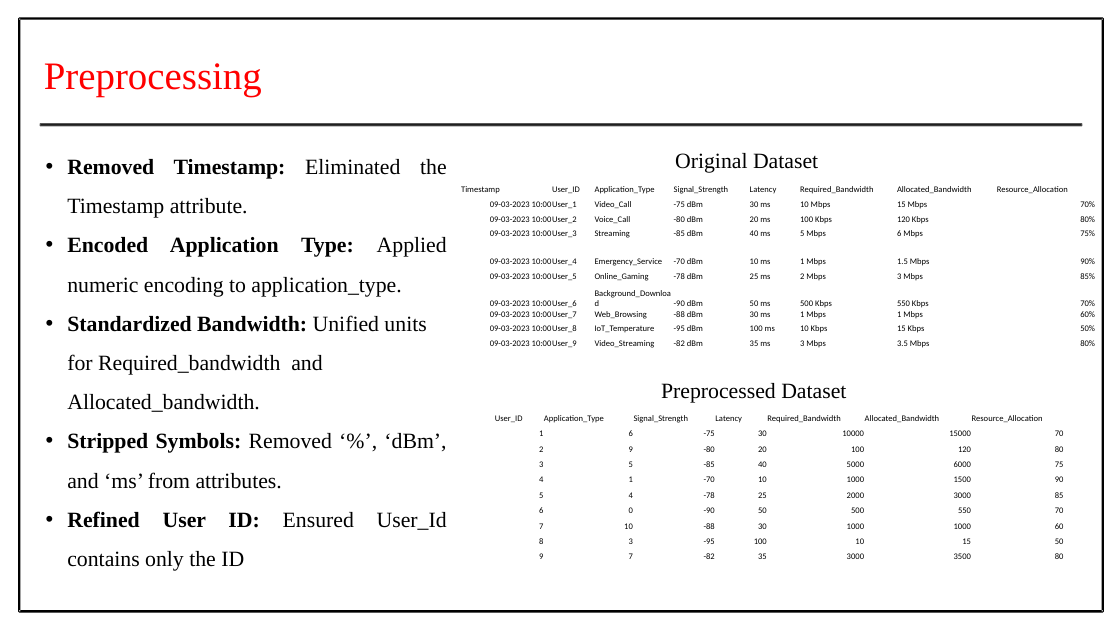
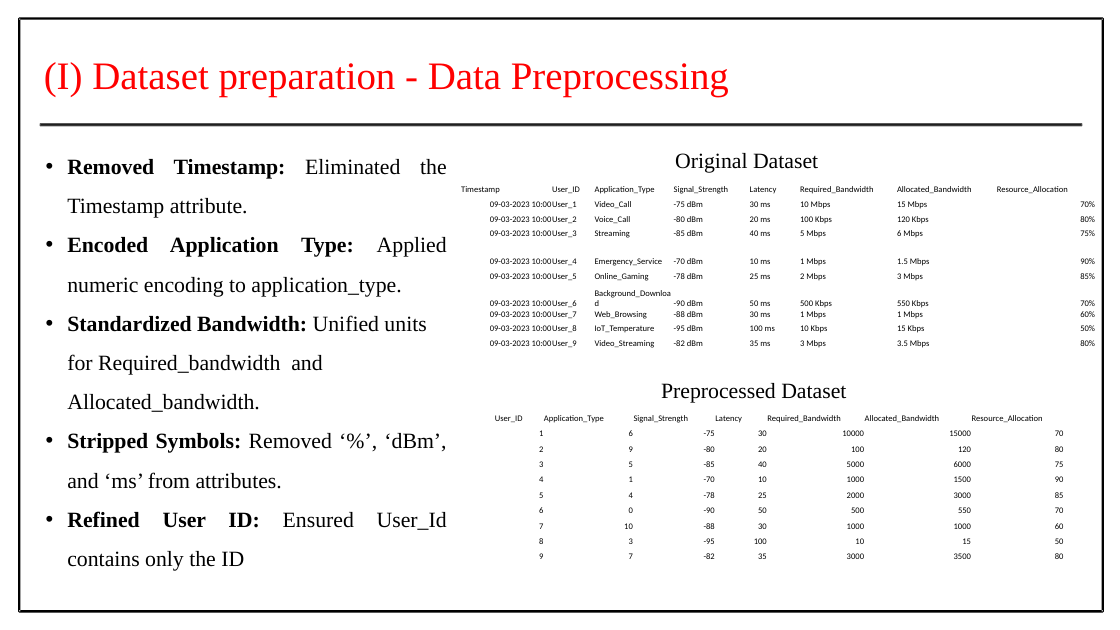
Before and after one commit to Prithiv-vijai/5g_MEC, a slide deck: slide 15 of Batch_4 IT-G2 review 1.pptx. Drawn at 1120x630 pixels with LibreOffice and Linux fonts; fonts in the diff are those of the drawing. Boxes give left, top, right and bottom in pixels: in the first picture for what was removed or moved away, otherwise in the second. Text is boxed around its words. In the diff, an @@ line names an element or a change of style, - is before the commit and + after.

```diff
--- a/Batch_4 IT-G2 review 1.pptx
+++ b/Batch_4 IT-G2 review 1.pptx
@@ text at (x1=44, y1=62, x2=729, y2=96): text changed @@
-Preprocessing
+(I) Dataset preparation - Data Preprocessing
```
Also in this commit, not shown: 23 other slides changed, 9 slides added, 3 slides removed, 1 other file.
